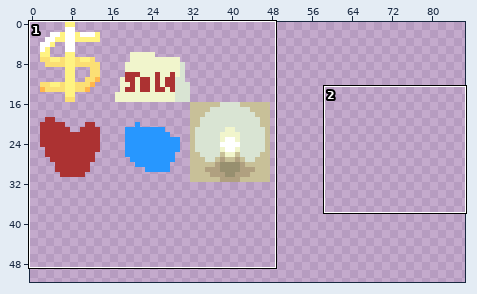
Pixel-art file -- Platformer/Content/shopItems.aseprite. The picture above shows the old version from afar; the outline marks the close-up.
Close-up. Earlier state:
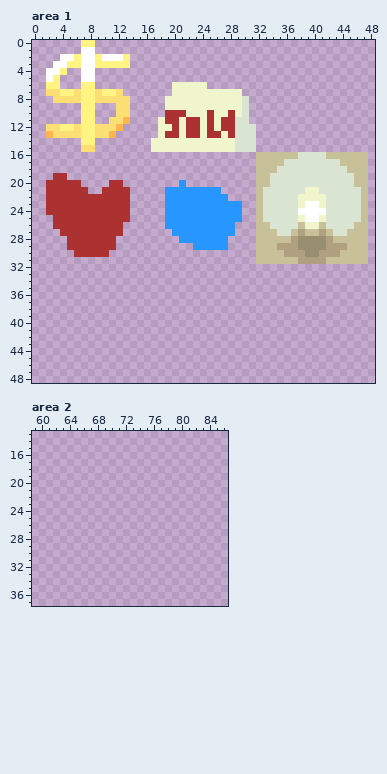
128x64 pixels, 1 frame. Shown: area 1: x 0..48, y 0..48; area 2: x 59..86, y 13..37. The wide view leaves out empty margins.
And afterwards:
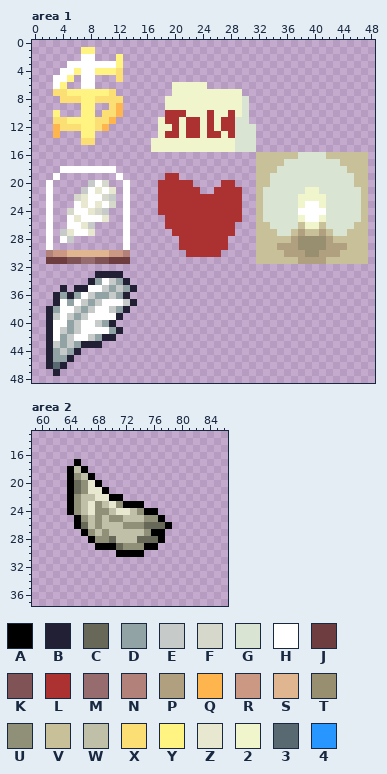
Palette (. is transparent): A #000000  B #222034  C #686858  D #92a3a6  E #c6cac9  F #d6d8cc  G #d9e4d3  H #ffffff  J #6d3d40  K #805356  L #ac3232  M #976c6f  N #b2817a  P #b0a080  Q #ffb54d  R #cb9884  S #dfb68f  T #978f6f  U #909078  V #c8c098  W #c0c0a8  X #fbdf74  Y #fff382  Z #e8e8d0  2 #f1f5cc  3 #596971  4 #2797ff
From old to new:
Changed rows in their new state; - is an unchanged pixel.
Area 1:
first column x 2:
 0 -----..---------------------
 1 -----YY---------------------
 2 --...--...Y.----------------
 3 -..HH--HHH-.----------------
 4 ..HHY--YYYX-----------------
 5 .HHY------X-----------------
 6 .HY--HH---------------------
 7 .-X-Y--Y-X.-----------------
 8 -.---------.----------------
 9 ---------XQ.----------------
10 -Y------XXQ.----------------
11 -XXYY--XXQ..----------------
12 .QXX----Q..-----------------
13 .Q...--...------------------
14 -----XX---------------------
15 -----..---------------------
18 --HHHHHHHH------------------
19 -H.-------H------LL---------
20 H....-EHF..H----LLLLL----LL-
21 H....EHZHZ.H----LLLLLL..LLLL
22 H...FZHHFE.H----LLLLLLLLLLLL
23 H...HZHZHF.H----LLLLLLLLLLLL
24 H..FHHZFE..H----LLLLLLLLLLLL
25 H..HZHHHZ..H-----LLLLLLLLLLL
26 H..HHZE....H-----LLLLLLLLLL-
27 H-EZHHZ....H------LLLLLLLLL-
28 H-HE......-H-------LLLLLLL--
29 H--.......-H-------LLLLLLL--
30 NRRSSSSSSRRN--------LLLLL---
31 JJJKKMMKKJJJ----------------
33 -------BBBB-----------------
34 ------BDHEDB----------------
35 --B-BBHHEDEDB---------------
36 -BDBDHEDDEDB----------------
37 -BHDHEDEHHHEB---------------
38 BDHHEDEHHEDB----------------
39 BEHEDEHHHHB-----------------
40 BHHDEHHEDB------------------
41 BHEDEHHHHDB-----------------
42 BHDEHHEDBB------------------
43 BEDEDBBB--------------------
44 BDEDB-----------------------
45 BDDB------------------------
46 B3B-------------------------
47 -B--------------------------
Area 2:
first column x 64:
17 -A-------------
18 AWA------------
19 AUWA-----------
20 ACUZA----------
21 ACUZZA---------
22 AUWWZZAA-------
23 AUWZUWZUAAA----
24 AUWZUUWZZWUAA--
25 -AUWUWUUWWWUUA-
26 -ACWUWWWUUUCCCA
27 --AUWUWWWWWUAA-
28 ---AUUCWWWCCCA-
29 ----AAACUUUAA--
30 -------AAAA----
Changed places in both close-ups, as pixel boxes (x1, y1, x2, y2):
changed: (46, 40, 137, 376)
changed: (158, 173, 242, 257)
added: (67, 459, 172, 557)
